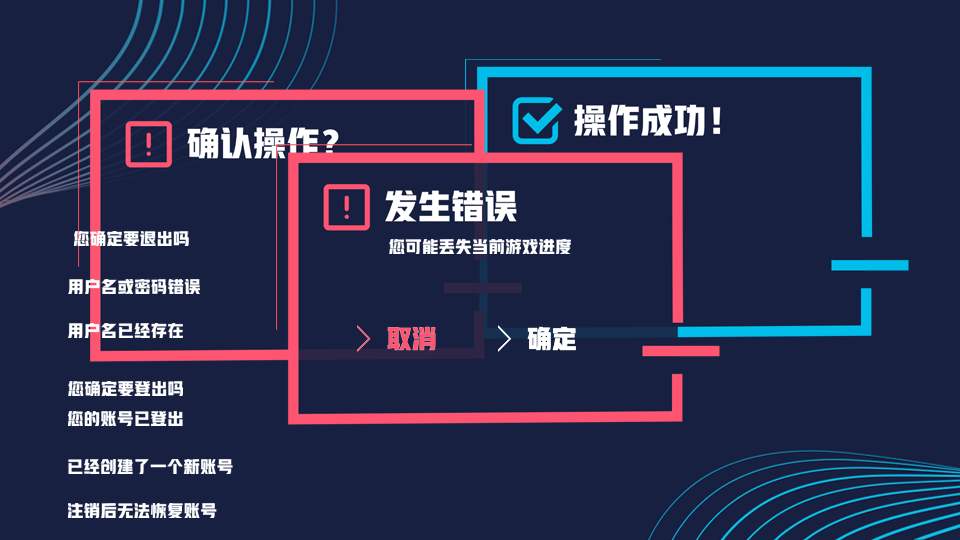
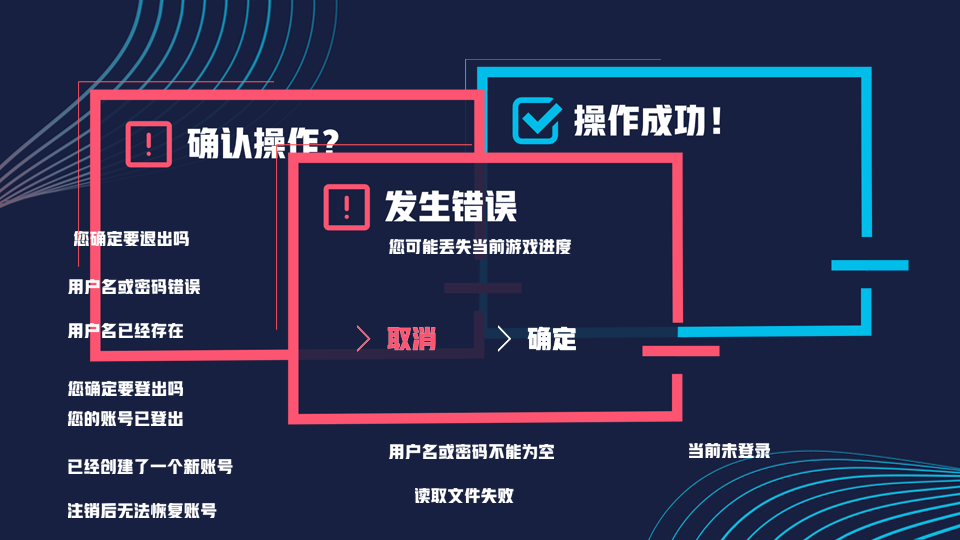
Revision of a layered 960×540 image; what changed, layer by layer:
added layer "用户名空" in group "信息" over (389, 444, 554, 459)
added layer "当前未登录" in group "信息" over (689, 443, 770, 458)
added layer "读文件" in group "信息" over (415, 488, 514, 503)
